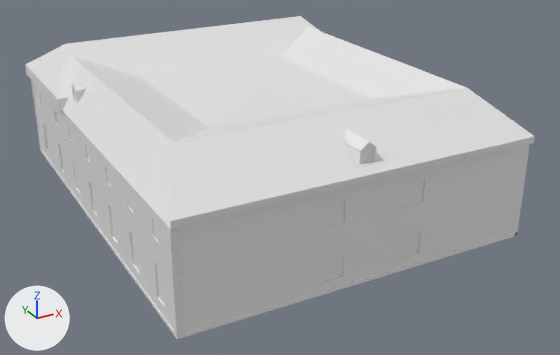
Two versions of the FBX model My project/Assets/Play&Go/View3D/FBX/4.Fábrica de Cristales Labrados y Entrefinos/FabricaCristalesLabradosEntrefinos.fbx, one commit apart.
Rendered twice from a 50 mm lens placed at (-42.4, -84.2, 43.7), pointed at (2.1, -3.3, 3.2). Lighting does not change. The marker at lower left points along +X, +Y and +Z. The older version comes first. Where no turn or scale is listed for an object, it has been applied to the vertices. Vertices at exactly the same position are counted once.
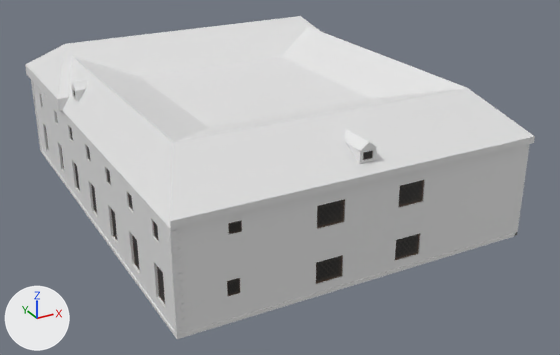
The newer file is also rescaled (x1.018), turned or shifted as a whole; pictures and numbers use the older file's frame.

What differs and where, as boxes (x1, y1, x2, y2) in the pictures (560 x 355 px):
part 1 of me_plane, recoloured: (74, 91, 373, 160) in both
part 2 of me_plane, recoloured: (40, 94, 424, 304) in both

Edits to the bpy script that builds the scene:
```text
Add img_woodwallwindow_basecolor_jpg:
    img_woodwallwindow_basecolor_jpg = load_image('WoodWallWindow_basecolor.jpg', '../../Textures/4.Fábrica de Cristales Labrados y Entrefinos/Wood/WoodWallWindow_basecolor.jpg', 2048, 2048, 'sRGB')
Add mat_medieval_windows_001:
    mat_medieval_windows_001 = principled_material('Medieval Windows.001')
    mat_medieval_windows_001.texture = img_woodwallwindow_basecolor_jpg
Change me_plane:
    where me_plane.from_pydata(...)  # 2368 vertices, 4518 faces; spans x -22.1..22.1, y -26.7..28.7, z 0.5..18.3
    used by ob_plane; location = (0.0, 0.0, 0.0)
    me_plane part 1: all 14 faces that had it switch from mat_medieval_windows (white #e7e7e7) to mat_medieval_windows_001 (picture img_woodwallwindow_basecolor_jpg)
    me_plane part 2: all 82 faces that had it switch from mat_medieval_windows_2 (white #e7e7e7) to mat_medieval_windows_001 (picture img_woodwallwindow_basecolor_jpg)
```
